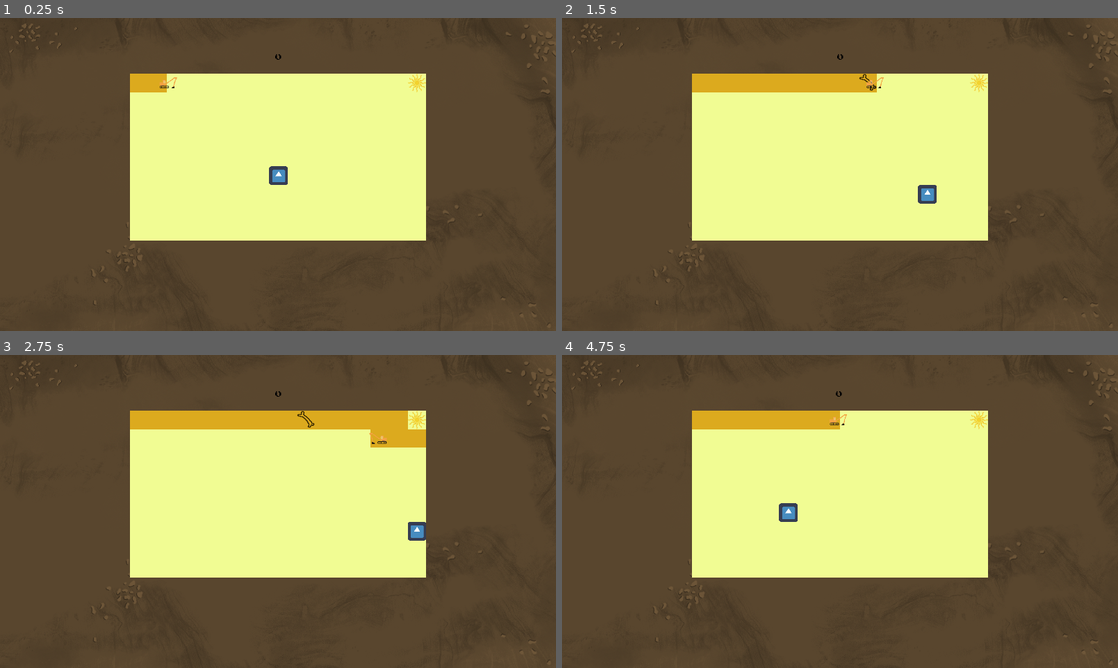
Above: before the commit, frames 1-4 (two rows, left to right).
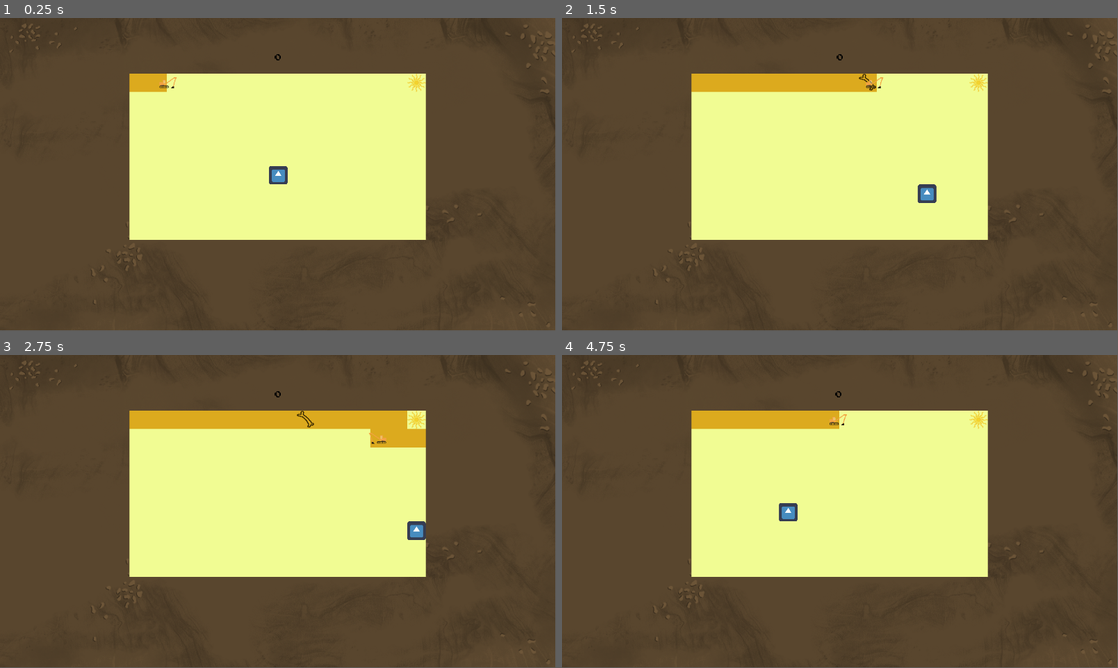
Above: after the commit, the same moments.

Repository: ImpeccableN/archeogame
Game: Godot game, scene res://Minigame1/Main_Minigame1.tscn
Two runs of this game, one before a commit and one after it. Both use one fixed random seed, a clock stepped at 60 frames per second and the inputs below. The project has no main scene, so this scene is started directly. The engine's default icon, where the game draws it, is replaced by a stand-in: a white triangle on a blue panel in a dark square.
Inputs:
- Up to frame 1 (0.25 s): no input
- Up to frame 2 (1.5 s): hold D (move_right) 0.53-1.28 s; tap Space (set_marker) at 0.6, 1.35 s; hold S (move_down) from 1.28 s (still down)
- Up to frame 3 (2.75 s): release S (move_down) at 2.03 s; hold D (move_right) from 2.03 s (still down); tap Space (set_marker) at 2.1 s
- Up to frame 4 (4.75 s): release D (move_right) at 2.78 s; hold W (move_up) 2.78-3.5 s; tap Space (set_marker) at 2.85, 4.35 s; click "START" at 3.5 s; hold A (move_left) from 4.28 s (still down)
In our replay, the window is 800x450 before the commit and 799x449 after it. These sizes can differ from the game's own. Grey fills any space a smaller window leaves; there, only what the larger window draws over its background counts as a difference.

The runs differ from the first frame. In frame 1, 0.4% of the frame differs, in the area x 16-100%, y 2-99%; in frame 2, 0.5%; in frame 3, 0.6%; in frame 4, 0.5%.

Commit message:
little change in project setting, so I can push my changes again

Diff:
--- a/HeuneburgGame/project.godot
+++ b/HeuneburgGame/project.godot
@@ -17,7 +17,6 @@
 
 window/size/width=1920
 window/size/height=1080
-window/stretch/mode="2d"
 
 [gui]
 
